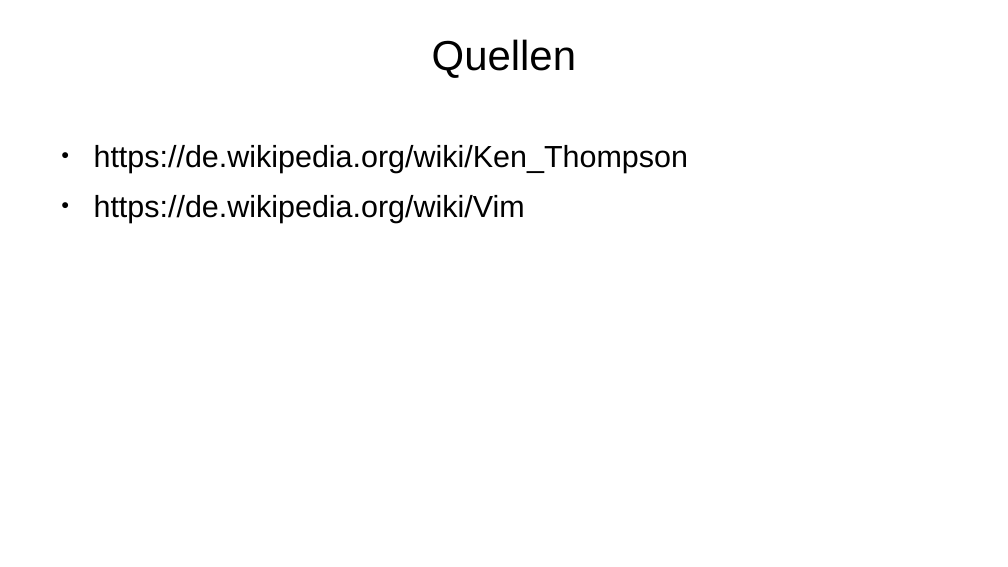
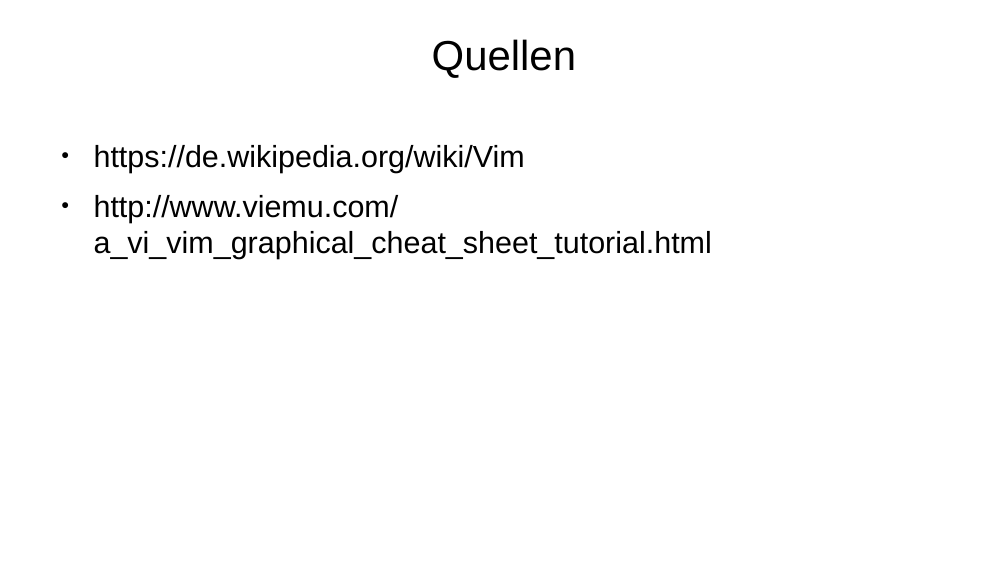
Before and after one commit to mbrinkme/nerditup, a slide deck: slide 30 of vim.odp (slide 15 before the commit). Drawn at 1008x567 pixels with LibreOffice and Linux fonts; fonts in the diff are those of the drawing; background and template pictures are left out. Boxes give left, top, right and bottom in pixels: in the first picture for what was removed or moved away, otherwise in the second. Text is boxed around its words. In the diff, an @@ line names an element or a change of style, - is before the commit and + after.

```diff
--- a/vim.odp
+++ b/vim.odp
@@ text at [94, 145, 688, 173]: paragraph removed @@
-● https://de.wikipedia.org/wiki/Ken_Thompson
@@ text at [94, 195, 712, 259]: paragraph added @@
+● http://www.viemu.com/a_vi_vim_graphical_cheat_sheet_tutorial.html
```
Also in this commit, not shown: 9 other slides changed, 16 slides added, 1 slide removed.
